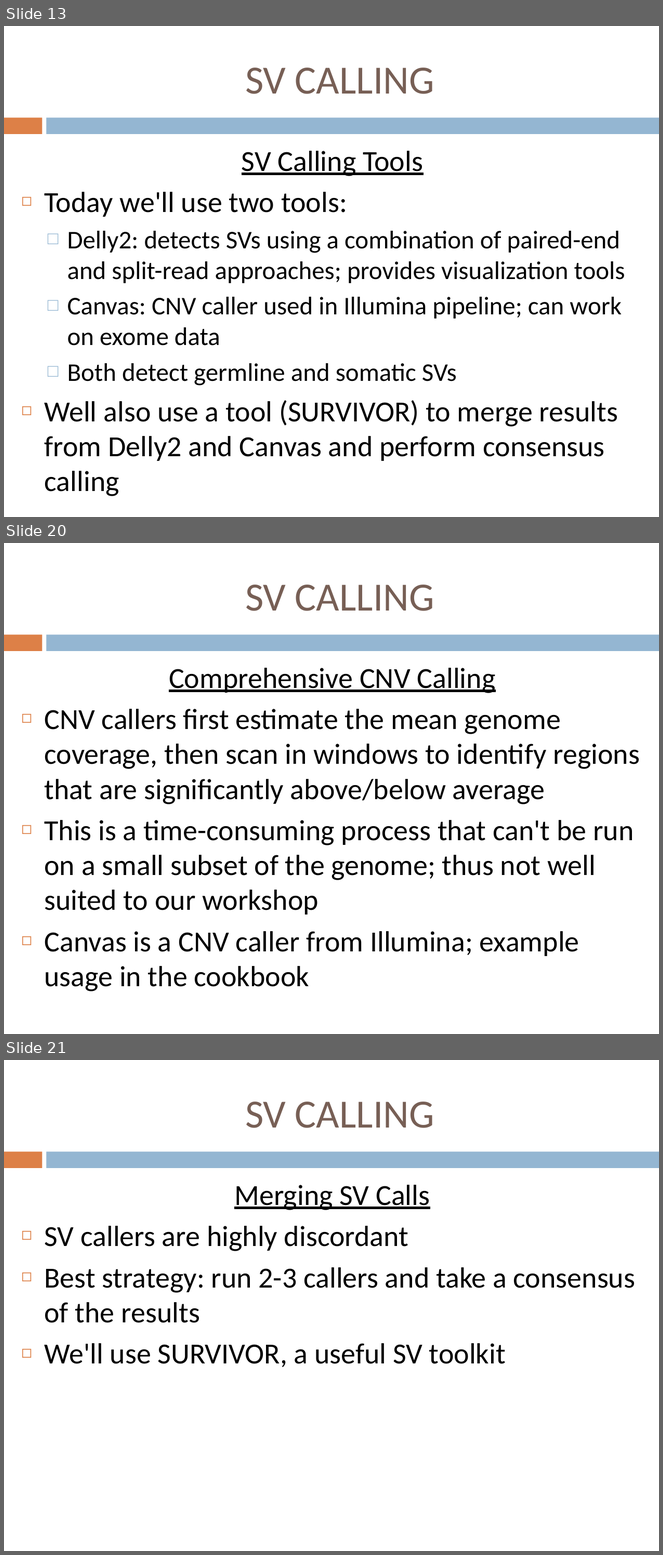
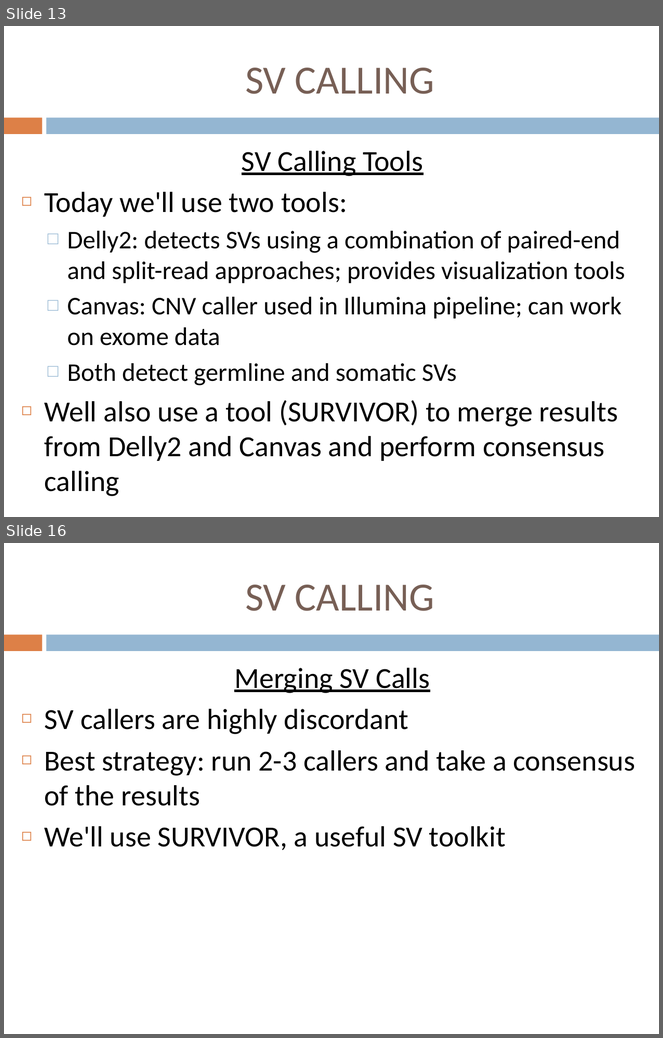
Before and after one commit to jdidion/OpenBioinformaticsWorkshops, a slide deck: development/AdvancedDNASeq/slides/Part4_SVs.pptx. Shown one above the other, each under a label of ours: slides 13, 20 and 21 before the commit, slides 13 and 16 after it; the slides between them are not shown. The pictures are 663x1555 and 663x1038 pixels, drawn with LibreOffice and Linux fonts; fonts in the diff are those of the drawing. Boxes give left, top, right and bottom in pixels: in the first picture for what was removed or moved away, otherwise in the second. Text is boxed around its words. In the diff, an @@ line names an element or a change of style, - is before the commit and + after.

```diff
--- a/development/AdvancedDNASeq/slides/Part4_SVs.pptx
+++ b/development/AdvancedDNASeq/slides/Part4_SVs.pptx
@@ slide 20 removed at bbox=[4, 543, 659, 1034], background #FFFFFF; not listed: 2 template elements that a slide beside it also shows @@
@@ title removed at bbox=[245, 585, 435, 611] @@
-SV CALLING
@@ text removed at bbox=[44, 668, 640, 992] @@
-Comprehensive CNV Calling
-◻ CNV callers first estimate the mean genome coverage, then scan in windows to identify regions that are significantly above/below average
-◻ This is a time-consuming process that can't be run on a small subset of the genome; thus not well suited to our workshop
-◻ Canvas is a CNV caller from Illumina; example usage in the cookbook
@@ what was slide 21 is now slide 16 @@
```
Also in this commit, not shown: 6 slides changed, 4 other slides removed, 3 other files.
